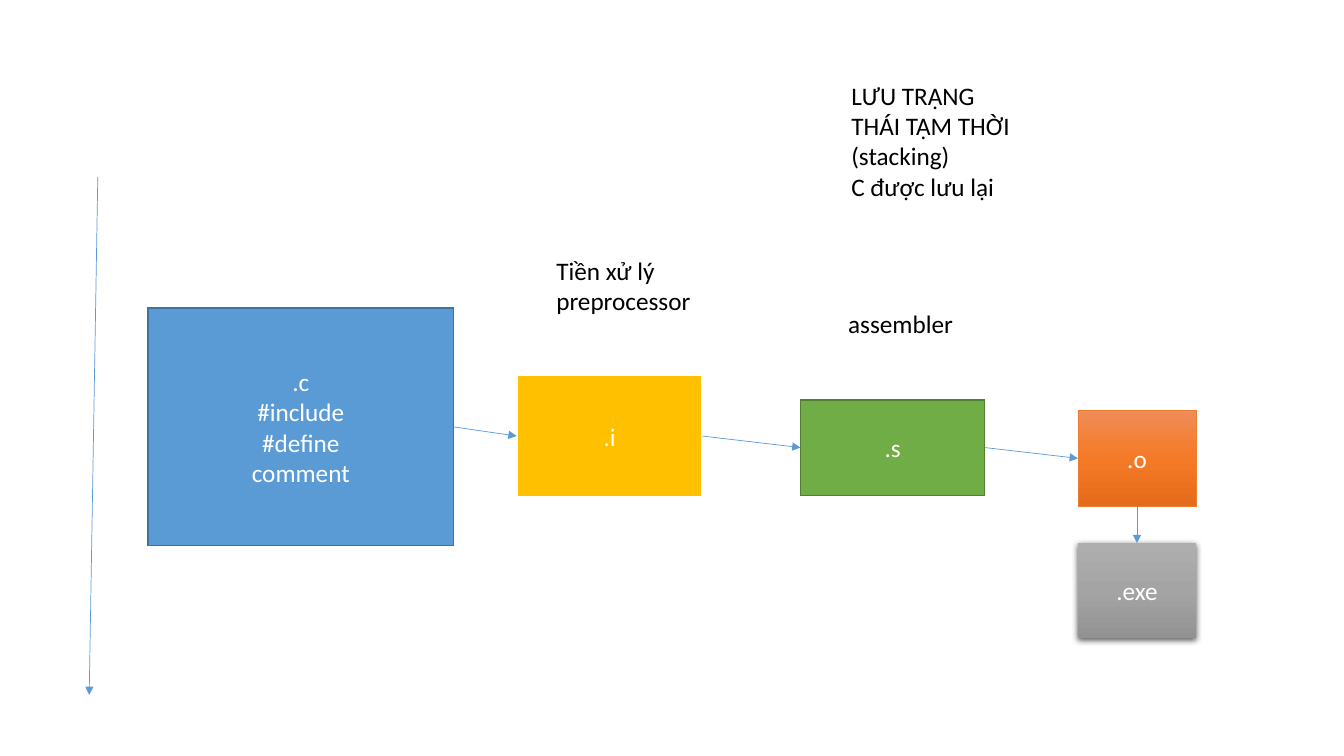
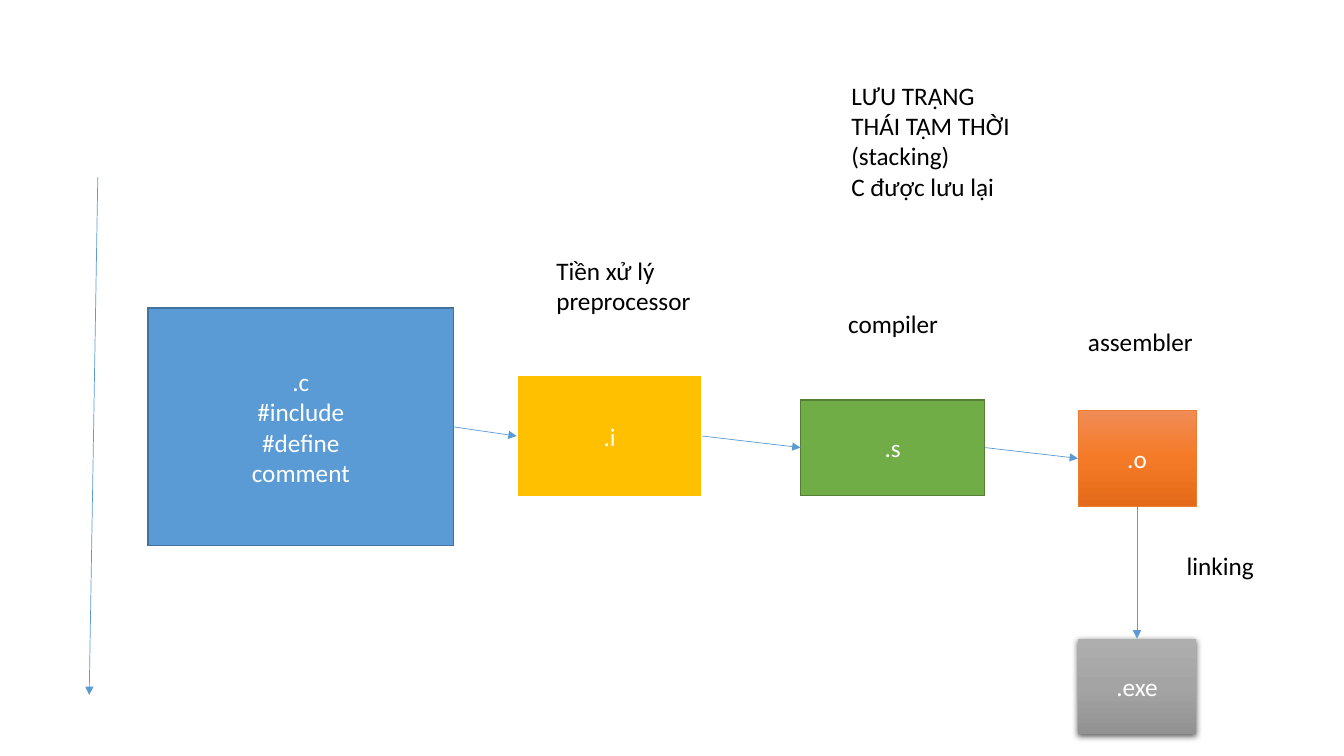
Before and after one commit to DKensin/Mentor, a slide deck: slide 4 of Slide/C/4.C_stage_File.pptx. Drawn at 1344x756 pixels with LibreOffice and Linux fonts; fonts in the diff are those of the drawing. Boxes give left, top, right and bottom in pixels: in the first picture for what was removed or moved away, otherwise in the second. Text is boxed around its words. In the diff, an @@ line names an element or a change of style, - is before the commit and + after.

Commit message:
Update content of C stage file slide

```diff
--- a/Slide/C/4.C_stage_File.pptx
+++ b/Slide/C/4.C_stage_File.pptx
@@ text at bbox=[848, 315, 938, 337]: text changed @@
-assembler
+compiler
@@ text added at bbox=[1088, 333, 1193, 352], 18 pt, text #000000 @@
+assembler
@@ arrow moved from (1137, 506) - (1137, 543) to (1137, 506) - (1137, 639) @@
@@ text added at bbox=[1187, 557, 1254, 580], 18 pt, text #000000 @@
+linking
@@ rectangle ".exe": place and size @@
-rectangle ".exe" at bbox=[1078, 543, 1196, 639]
+rectangle ".exe" at bbox=[1078, 639, 1196, 735]
```
